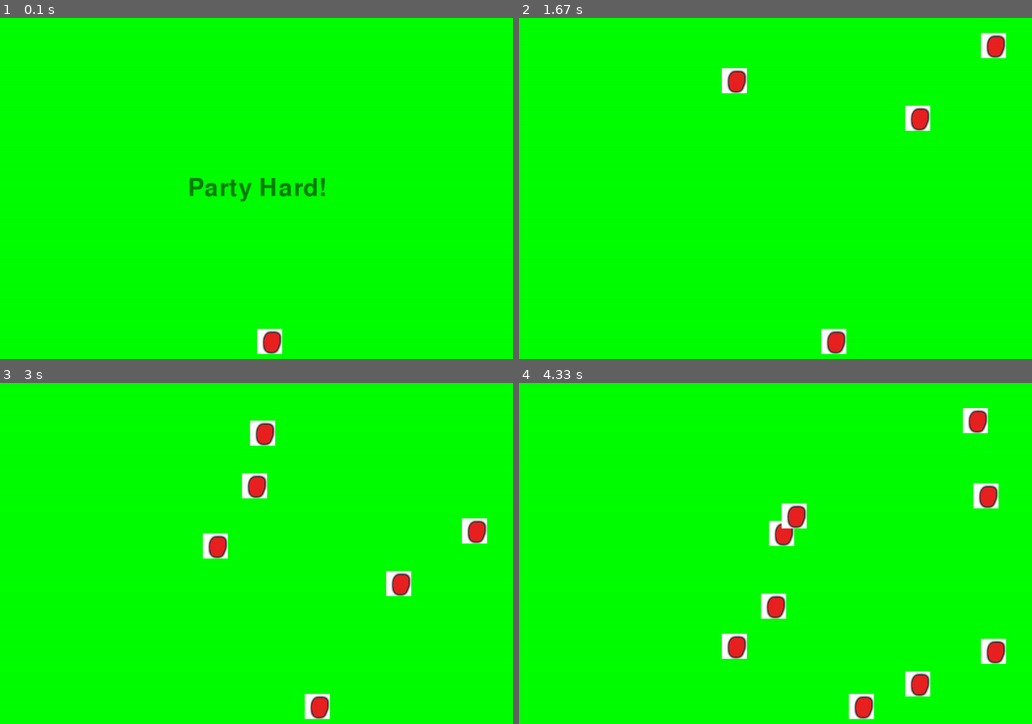
Above: before the commit, frames 1-4 (two rows, left to right).
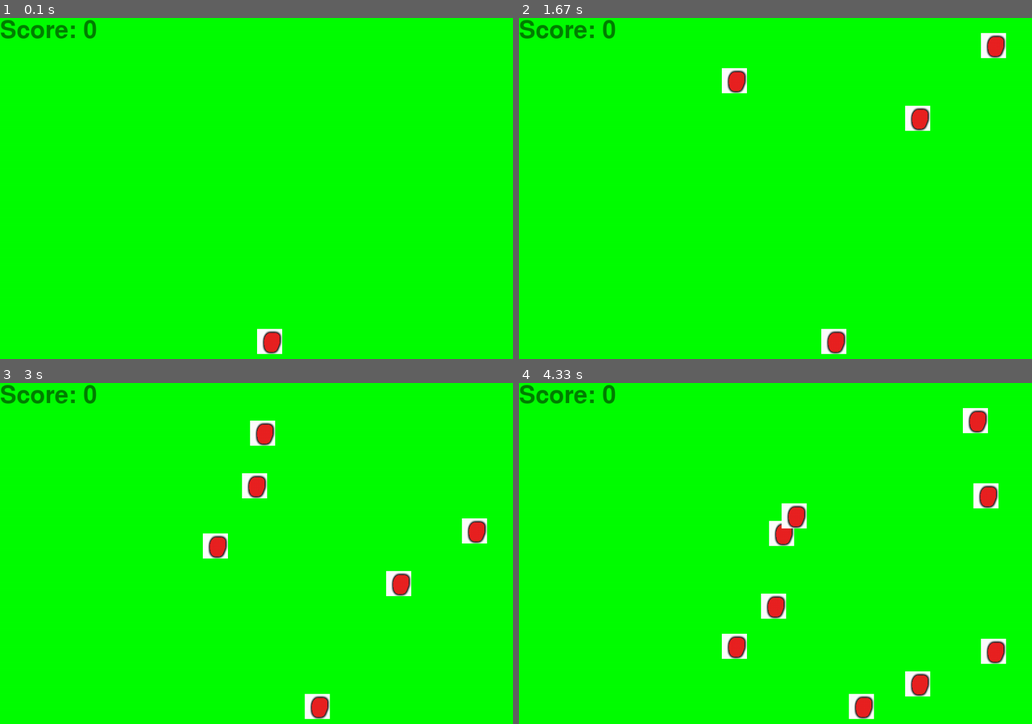
Above: after the commit, the same moments.

Repository: jlee7/ggj2015
Game: pygame game, started from partyhard/main.py
Same seed, same stepped clock (60 frames per second), same inputs: the game is played once before the commit and once after it. The source is Python 2; it was converted automatically to run under Python 3.
Inputs:
- Up to frame 1 (0.1 s): no input
- Up to frame 2 (1.67 s): hold D 0.33-0.8 s; hold D 0.83-1.3 s; hold A from 1.33 s (still down)
- Up to frame 3 (3 s): release A at 1.87 s; hold A 1.9-2.3 s; hold D 2.33-2.97 s
- Up to frame 4 (4.33 s): hold A 3-3.47 s; hold D 3.5-3.97 s; hold D from 4 s (still down)

The runs differ from the first frame. In frame 1, 1.1% of the frame differs, in the area x 0-64%, y 0-54%; in frame 2, 0.4%; in frame 3, 0.4%; in frame 4, 0.4%.

Commit message:
debug prints aufgeraeumt

Diff:
--- a/partyhard/event_manager.py
+++ b/partyhard/event_manager.py
@@ -8,6 +8,7 @@
 
     def __init__(self):
         self.listeners = WeakKeyDictionary()
+        self.last_tick = 0
 
     #----------------------------------------------------------------------
 
@@ -18,7 +19,10 @@
 
     def post(self, event):
         if not isinstance (event, TickEvent):
-            print "Event: " + event.name
+            print "Event: " + event.name + " (" + str(self.last_tick) + ")"
+        else:
+            self.last_tick = event.tick_number
+
         for listener in self.listeners:
             #print event
             listener.notify(event)
--- a/partyhard/game_model.py
+++ b/partyhard/game_model.py
@@ -11,6 +11,7 @@
         self.event_manager = event_manager
         self.event_manager.register_listener(self)
         self.items = []
+        self.score = 0
 
     #----------------------------------------------------------------------
 
@@ -19,7 +20,7 @@
 
         if isinstance (event, TickEvent):
             if(event.tick_number % 15 == 0):
-                print event.tick_number
+                #print event.tick_number
                 self.spawn_item()
 
     def spawn_item(self):
--- a/partyhard/game_view.py
+++ b/partyhard/game_view.py
@@ -19,10 +19,12 @@
 
 class GameView(object):
 
-    def __init__(self, event_manager):
+    def __init__(self, event_manager, game_model):
 
         self.event_manager = event_manager
         self.event_manager.register_listener(self)
+
+        self.game_model = game_model
 
         self.screen = pygame.display.set_mode((WIDTH, HEIGHT))
 
@@ -33,25 +35,29 @@
 
         #self.demosprite = ItemSprite()
 
+        self.game_text = GameText()
+
+        #self.textdict = {'score' : self.game_text.get_score_text()}
+
+        self.text_score = self.game_text.get_score_text(self.game_model.score)
+
+        self.textlist = [self.text_score]
+
         self.itemgroup = pygame.sprite.Group()
         #self.itemgroup.add(self.demosprite)
         #self.itemgroup.draw(self.screen)
 
-        self.textgroup = pygame.sprite.Group()
-
         self.dude = Dude(WIDTH/2,HEIGHT-60)
         self.screen.blit(self.dude.image, self.dude.position)
 
-
         #self.screen.blit(self.demosprite.image, DEMOSPRITE_POSITION)
 
-        font = pygame.font.SysFont(None, 72)
-        text = font.render("Party Hard!", True, (0, 128, 0))
         #text_position = text.get_rect()
 
         #self.textgroup.add(text)
 
-        self.screen.blit(text,(WIDTH/2 - text.get_width()/2, HEIGHT/2 - text.get_height()/2))
+
+        #self.screen.blit(text,(WIDTH/2 - text.get_width()/2, HEIGHT/2 - text.get_height()/2))
 
         pygame.display.flip()
 
@@ -72,14 +78,17 @@
                 # items falling out of the screen
                 if item.rect.y > HEIGHT:
                     item.kill()
-                    print "item killed, current items in group: " + str(len(self.itemgroup))
+                    #print "item killed, current items in group: " + str(len(self.itemgroup))
+                    self.game_model.score += 1
+                    self.text_score = self.game_text.get_score_text(self.game_model.score)
 
+            # UPDATE SHIT
             #print self.screen
-            self.itemgroup.clear(self.screen,self.background)
-            self.itemgroup.draw(self.screen)
+            # self.itemgroup.clear(self.screen,self.background)
+            self.update_screen()
 
 
-            pygame.display.flip()
+
 
         elif isinstance(event,SpawnItemEvent):
 
@@ -89,12 +98,10 @@
                 beer_sprite.rect.x = randint(0,WIDTH)
 
                 self.itemgroup.add(beer_sprite)
-                self.itemgroup.draw(self.screen)
-
-                print "spawning Beer"
+                #self.itemgroup.draw(self.screen)
 
         elif isinstance(event, DudeMoveEvent):
-            print "the moves of the dude are in the view!"
+            #print "the moves of the dude are in the view!"
 
             if event.direction == "left":
                 print event.direction
@@ -105,6 +112,23 @@
                 self.dude.moveRight()
 
 
+    def update_screen(self):
+        self.screen.blit(self.background,(0,0))
+        self.itemgroup.draw(self.screen)
+        for text in self.textlist:
+            self.screen.blit(text,(0,0))
+        self.screen.blit(self.dude.image, self.dude.position)
+        pygame.display.flip()
 
-            self.screen.blit(self.background,(0,0))
-            self.screen.blit(self.dude.image, self.dude.position)
+class GameText(object):
+
+    def __init__(self):
+
+        self.font_big = pygame.font.SysFont(None, 72)
+        self.font_score = pygame.font.SysFont(None, 72)
+
+    def get_score_text(self, score):
+        return self.font_score.render("Score: " + str(score), True, (0, 128, 0))
+
+    def get_announce_text(self):
+        return self.font_big.render("Party Hard!", True, (0, 128, 0))
--- a/partyhard/main.py
+++ b/partyhard/main.py
@@ -17,7 +17,7 @@
     event_manager = EventManager()
     game_model = GameModel(event_manager)
     keyboard_controller = KeyboardController(event_manager)
-    game_view = GameView(event_manager) # sollte von GameModel aufgemacht werden
+    game_view = GameView(event_manager, game_model) # sollte von GameModel aufgemacht werden
     time_controller = TimeController(event_manager)
 
     time_controller.run()
